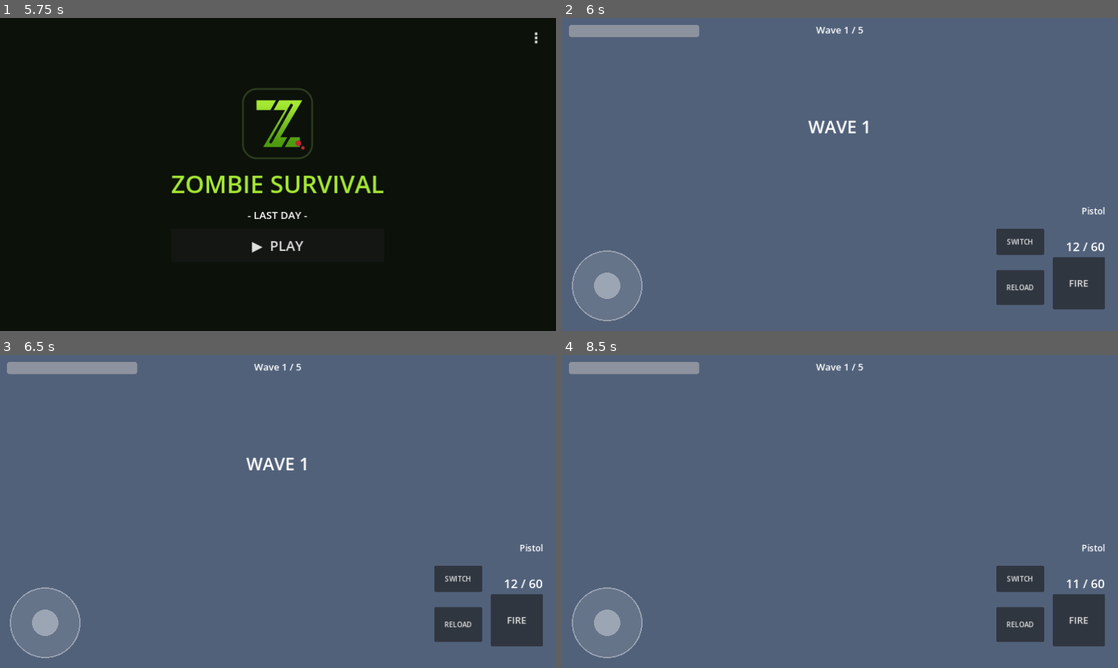
Above: before the commit, frames 1-4 (two rows, left to right).
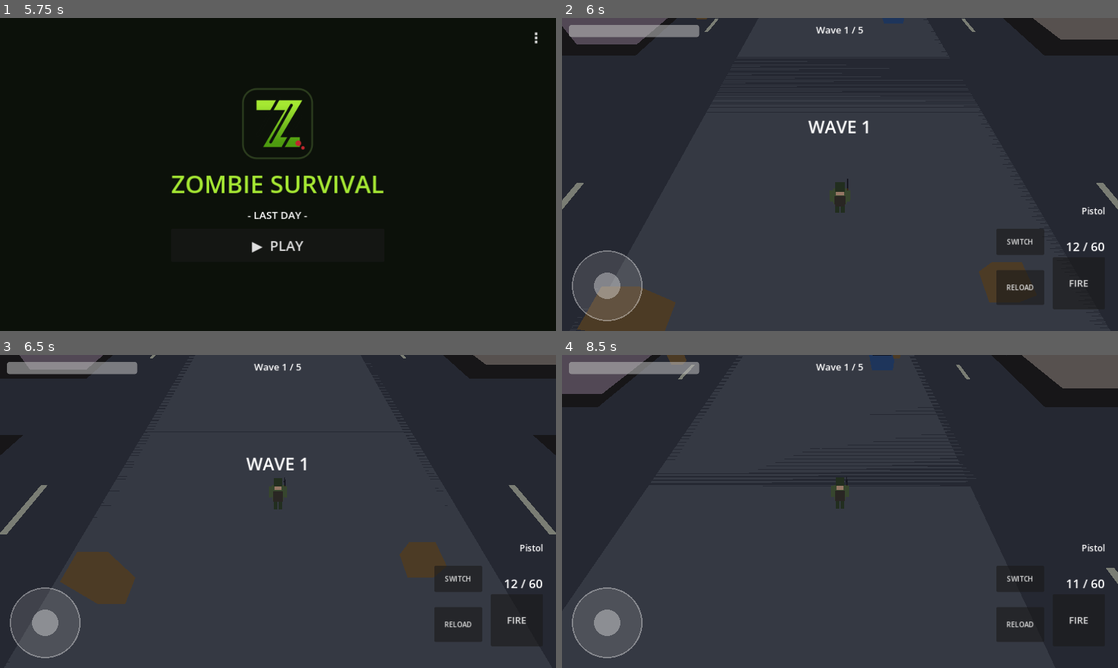
Above: after the commit, the same moments.

Repository: yousafj-dev/zombie-survival-game
Game: Godot game, scene res://scenes/title_screen.tscn
Same seed, same stepped clock (60 frames per second), same inputs: the game is played once before the commit and once after it.
Inputs (mouse positions are in pixels of both pictures, inside the frame that each line leads up to):
- Up to frame 1 (5.75 s): move the mouse to (400, 158) at 0.52 s; hold D 0.53-1.25 s; hold R 0.53-1.25 s; click (400, 158) at 0.67 s; tap Space at 0.77, 2.75, 3.77, 4.25 s; drag from (166, 190) to (250, 237) at 1.27 s; tap Enter at 2, 3.5, 5 s; move the mouse to (333, 105) at 2.02 s; hold D 2.03-2.75 s; hold R 2.03-2.75 s; drag from (250, 237) to (111, 127) at 2.77 s; move the mouse to (444, 221) at 3.52 s; hold A 3.53-4.25 s; hold R 3.53-4.25 s; drag from (111, 127) to (194, 96) at 4.27 s; move the mouse to (305, 174) at 5.02 s; hold S from 5.03 s (still down); hold R from 5.03 s (still down); click (305, 174) at 5.17 s
- Up to frame 2 (6 s): release S at 5.75 s; release R at 5.75 s; click "▶ PLAY" at 5.75 s
- Up to frame 3 (6.5 s): no input
- Up to frame 4 (8.5 s): drag from (606, 624) to (728, 527) at 6.52 s; move the mouse to (962, 495) at 7.27 s; hold W 7.28-8 s; hold R 7.28-8 s; tap Space at 7.52 s; drag from (728, 527) to (812, 574) at 8.02 s

Frame 1 is identical in both runs. In frame 2, 97% of the frame differs, in the area x 0-100%, y 0-100%; in frame 3, 97%; in frame 4, 98%.

Commit message:
Fix camera pitch: correct look-down basis + current=true

Diff:
--- a/scenes/player.tscn
+++ b/scenes/player.tscn
@@ -203,5 +203,6 @@
 top_level = true
 
 [node name="Camera3D" type="Camera3D" parent="CameraPivot"]
-transform = Transform3D(1, 0, 0, 0, 0.629, -0.777, 0, 0.777, 0.629, 0, 9, 7.5)
+transform = Transform3D(1, 0, 0, 0, 0.629, 0.777, 0, -0.777, 0.629, 0, 9, 7.5)
+current = true
 fov = 65.0
